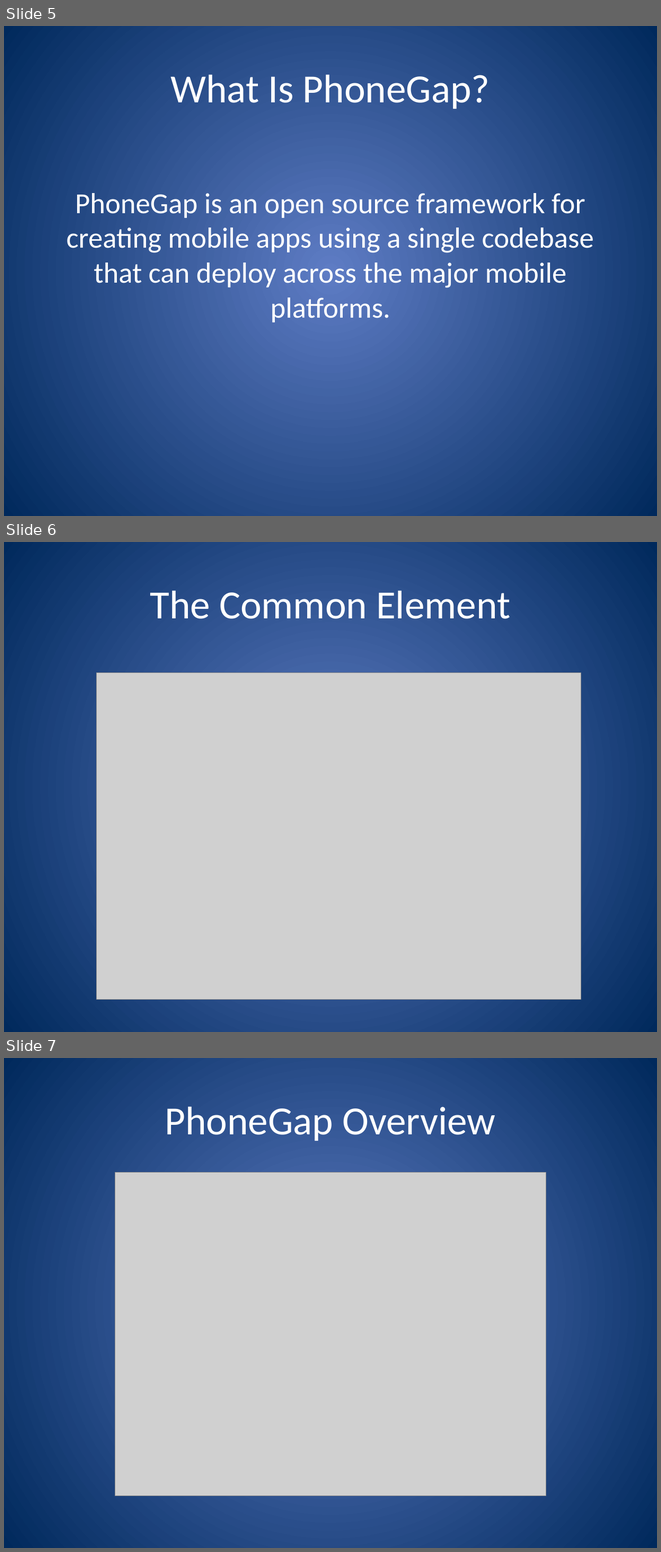
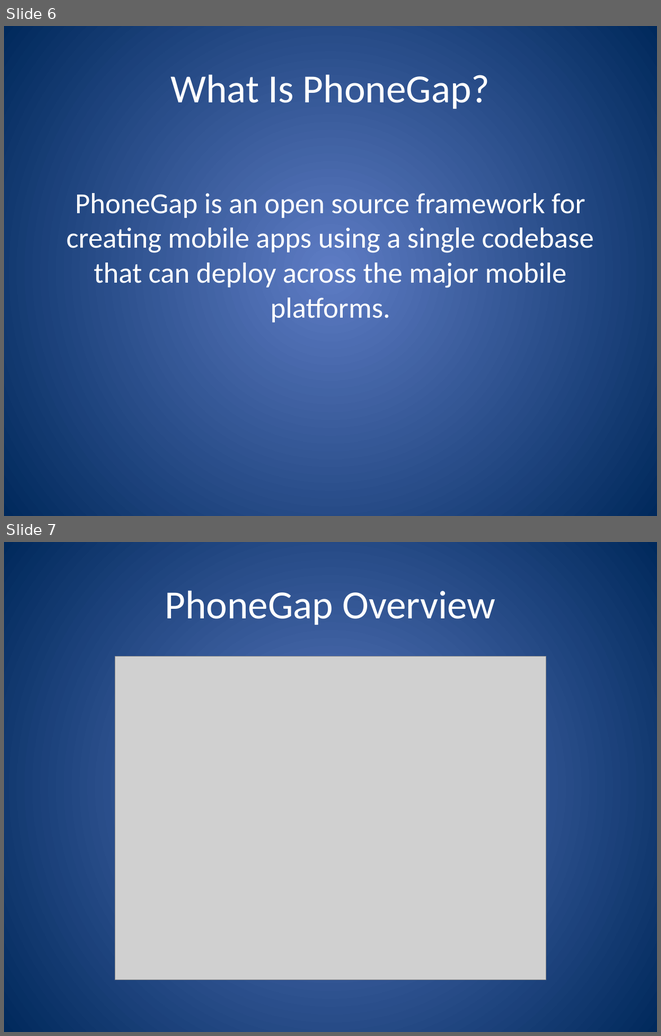
Before and after one commit to jerrelblankenship/Presentations, a slide deck: JointSpeakerTalks/PhoneGapXamarin/M3Conf2013/PhoneGap and Xamarin.pptx. Shown one above the other, each under a label of ours: slides 5, 6 and 7 before the commit, slides 6 and 7 after it. The pictures are 661x1552 and 661x1036 pixels, drawn with LibreOffice and Linux fonts; fonts in the diff are those of the drawing; grey boxes stand for pictures. Boxes give left, top, right and bottom in pixels: in the first picture for what was removed or moved away, otherwise in the second. Text is boxed around its words. In the diff, an @@ line names an element or a change of style, - is before the commit and + after.

```diff
--- a/JointSpeakerTalks/PhoneGapXamarin/M3Conf2013/PhoneGap and Xamarin.pptx
+++ b/JointSpeakerTalks/PhoneGapXamarin/M3Conf2013/PhoneGap and Xamarin.pptx
@@ slide 6 removed at [4,542,657,1032], background gradient #5E7CC5 to #00295C @@
@@ title removed at [150,590,510,619] @@
-The Common Element
@@ picture removed at [97,672,581,999] @@
@@ what was slide 5 is now slide 6 @@
```
Also in this commit, not shown: 4 slides added, 3 other slides removed.
